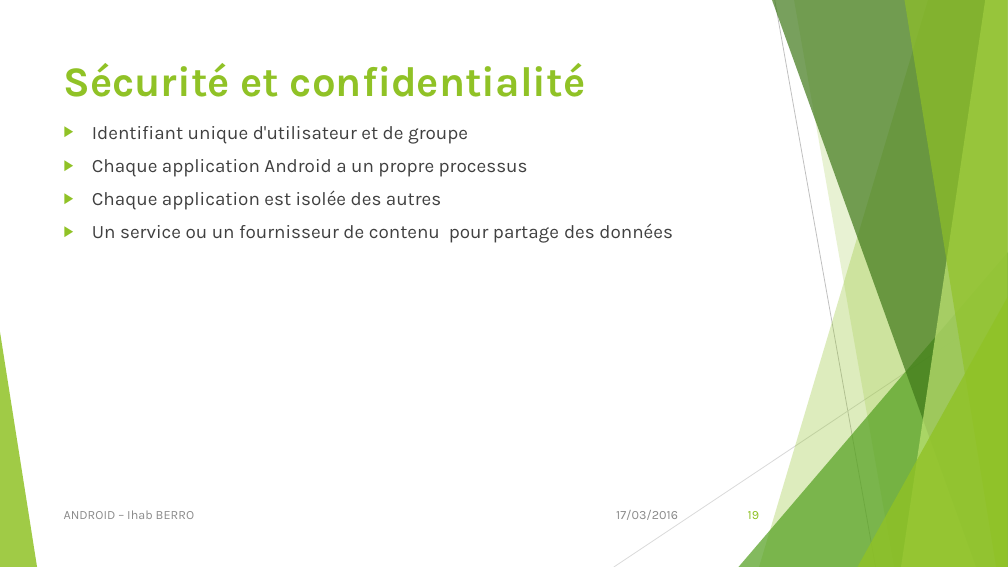
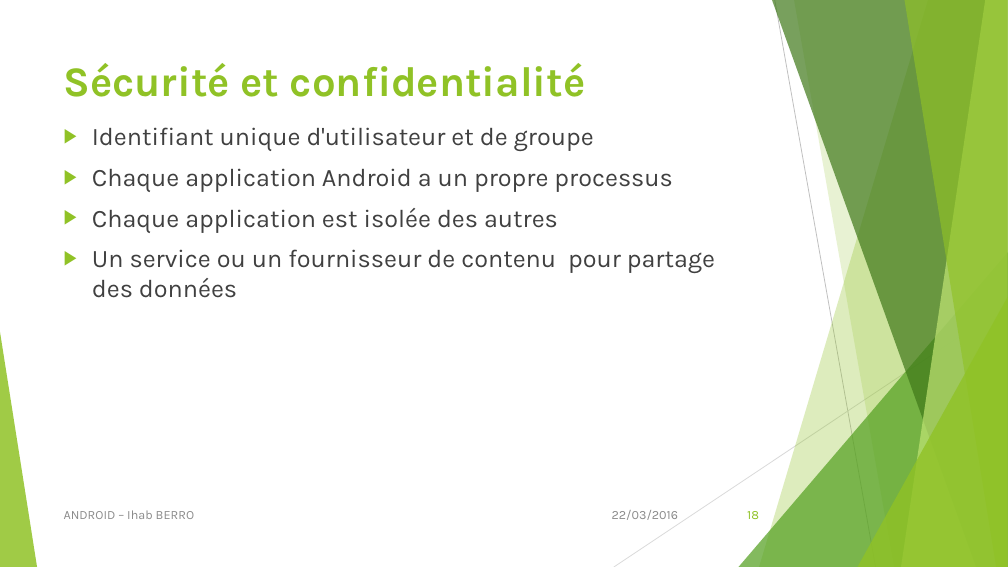
Before and after one commit to iberro/SMB214, a slide deck: slide 18 of Android.pptx (slide 19 before the commit). Drawn at 1008x567 pixels with LibreOffice and Linux fonts; fonts in the diff are those of the drawing. Boxes give left, top, right and bottom in pixels: in the first picture for what was removed or moved away, otherwise in the second. Text is boxed around its words. In the diff, an @@ line names an element or a change of style, - is before the commit and + after.

```diff
--- a/Android.pptx
+++ b/Android.pptx
@@ text "Identifiant unique d'utilisateur et de ..." at box(92, 127, 715, 298): size 18 to 24 pt @@
@@ text at box(612, 510, 678, 520): text changed @@
-17/03/2016
+22/03/2016
@@ page number at box(747, 511, 759, 519): text changed @@
-19
+18
```
Also in this commit, not shown: 18 other slides changed, 1 slide added, 1 slide removed.
